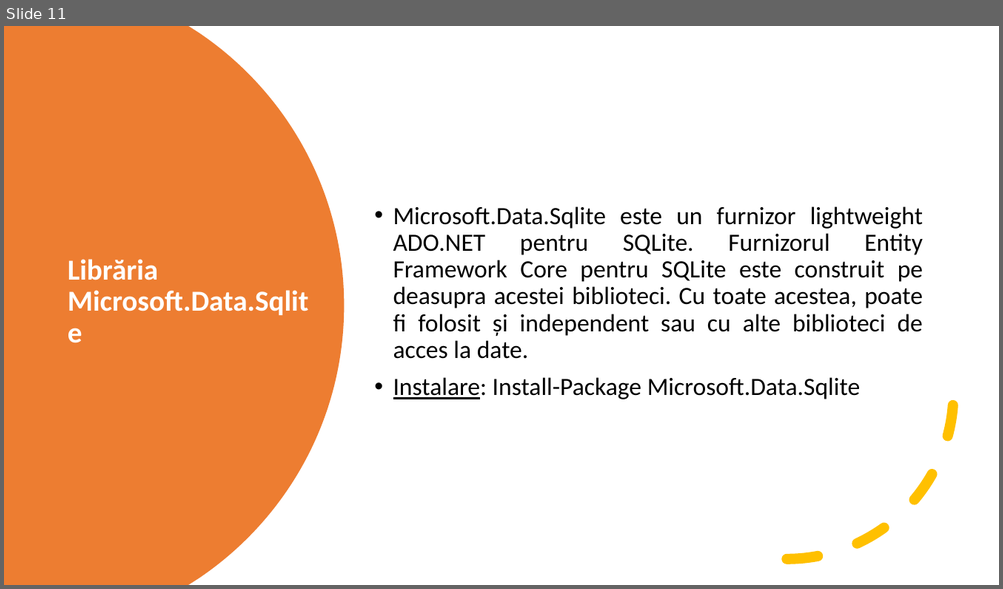
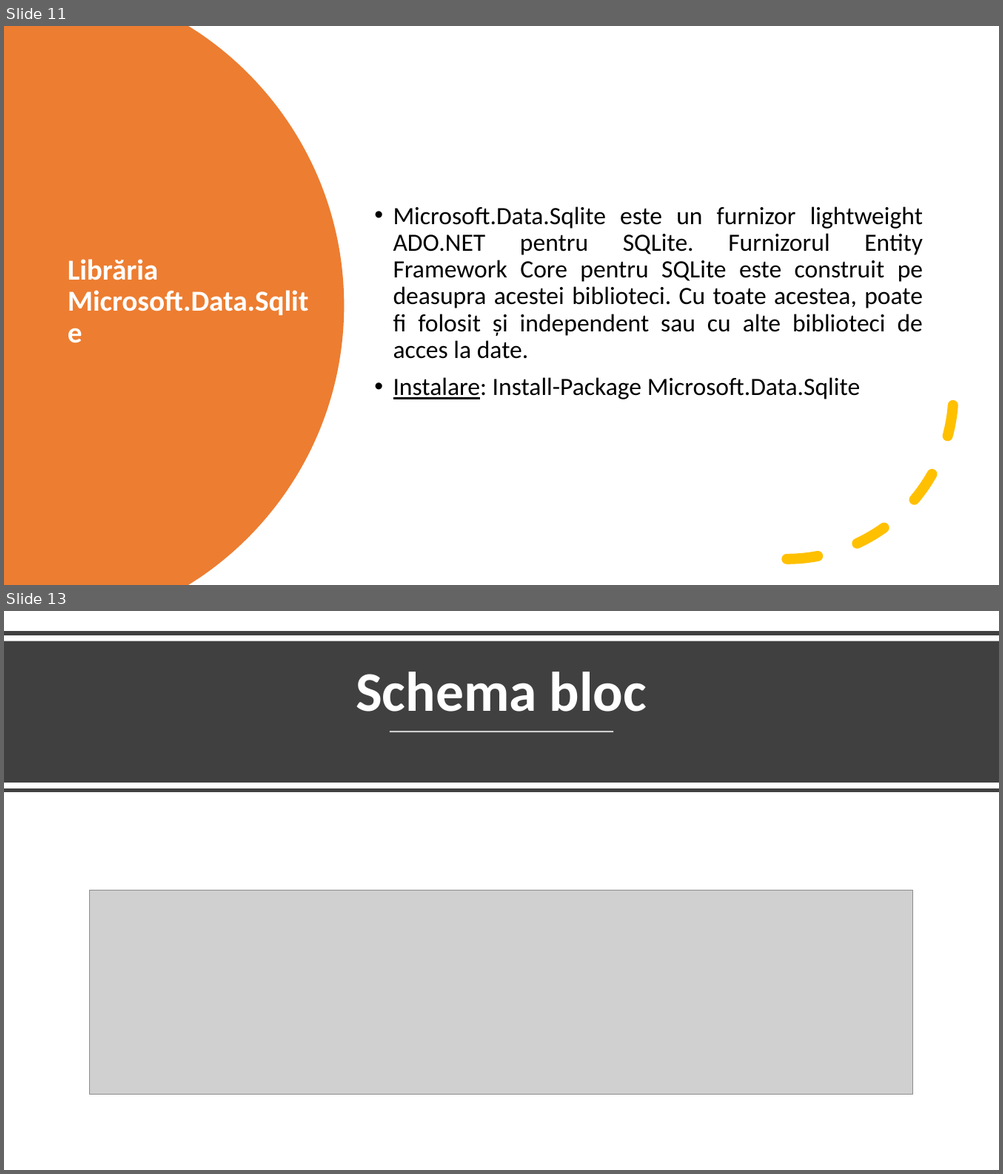
Before and after one commit to GoreaTudor/MyTinder, a slide deck: Presentation.pptx. Shown one above the other, each under a label of ours: slide 11 before the commit, slides 11 and 13 after it; the slides between them are not shown. The pictures are 1003x589 and 1003x1174 pixels, drawn with LibreOffice and Linux fonts; fonts in the diff are those of the drawing; grey boxes stand for pictures. Boxes give left, top, right and bottom in pixels: in the first picture for what was removed or moved away, otherwise in the second. Text is boxed around its words. In the diff, an @@ line names an element or a change of style, - is before the commit and + after.

```diff
--- a/Presentation.pptx
+++ b/Presentation.pptx
@@ slide 13 added at (4,611,999,1170), background #FFFFFF @@
@@ line added from (4, 633) to (999, 633), #404040 4 pt @@
@@ rectangle added at (4,641,999,783), fill #404040 @@
@@ title added at (356,672,646,712), 54 pt, text #FFFFFF, bold @@
+Schema bloc
@@ line added from (390, 732) to (614, 732), #FFFFFF 1.5 pt @@
@@ line added from (4, 791) to (999, 791), #404040 4 pt @@
@@ picture added at (90,891,913,1094) @@
```
Also in this commit, not shown: 2 other slides added, 1 other file.
